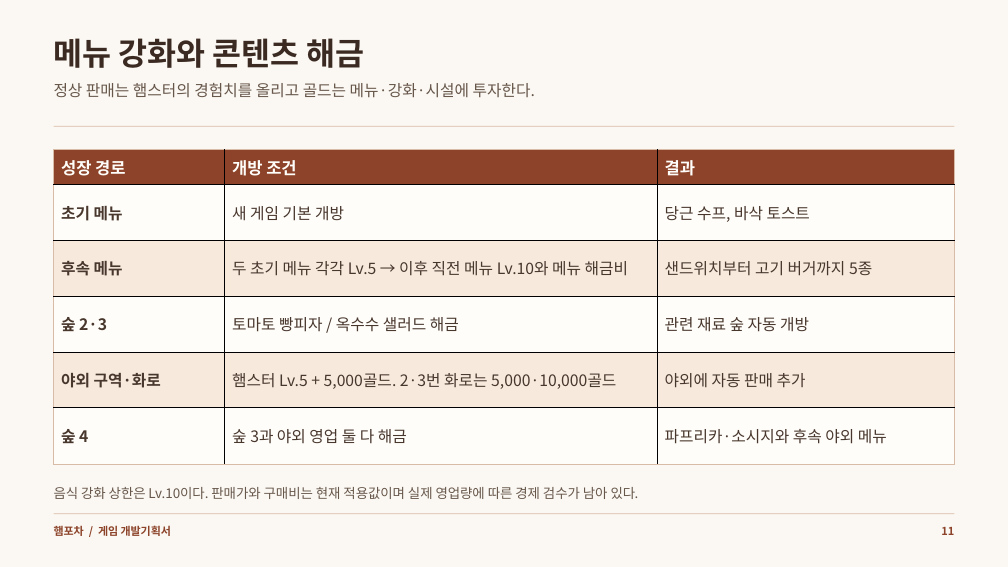
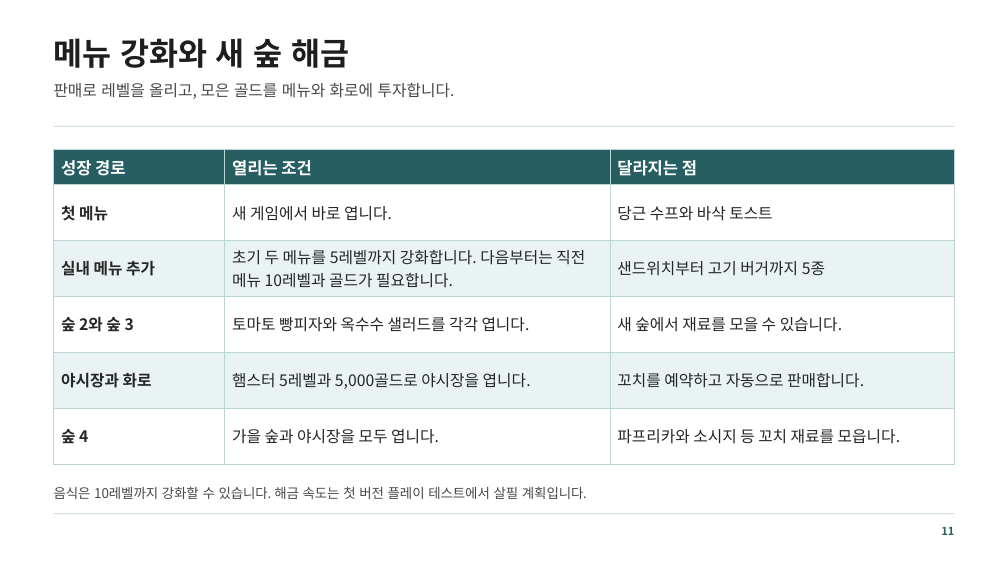
Before and after one commit to mjoon31/mjoon31, a slide deck: slide 11 of docs/assets/resources/ham-pocha/game-design.pptx. Drawn at 1008x567 pixels with LibreOffice and Linux fonts; fonts in the diff are those of the drawing. Boxes give left, top, right and bottom in pixels: in the first picture for what was removed or moved away, otherwise in the second. Text is boxed around its words. In the diff, an @@ line names an element or a change of style, - is before the commit and + after.

```diff
--- a/docs/assets/resources/ham-pocha/game-design.pptx
+++ b/docs/assets/resources/ham-pocha/game-design.pptx
@@ background #FBF8F3 to #FFFFFF @@
@@ text at [54, 38, 349, 68]: text changed; text colour #3B2A22 to #1E1E1E @@
-메뉴 강화와 콘텐츠 해금
+메뉴 강화와 새 숲 해금
@@ text at [54, 83, 455, 99]: text changed; text colour #67574B to #484848 @@
-정상 판매는 햄스터의 경험치를 올리고 골드는 메뉴·강화·시설에 투자한다.
+판매로 레벨을 올리고, 모은 골드를 메뉴와 화로에 투자합니다.
@@ rectangle at [54, 126, 955, 127]: fill #D8BCA7 to #BCD4D5 @@
@@ table at [54, 150, 954, 464] @@
-row 1, column 2: 개방 조건
+row 1, column 2: 열리는 조건
-row 1, column 3: 결과
+row 1, column 3: 달라지는 점
-row 2: 초기 메뉴 | 새 게임 기본 개방 | 당근 수프, 바삭 토스트
+row 2: 첫 메뉴 | 새 게임에서 바로 엽니다. | 당근 수프와 바삭 토스트
-row 3, column 1: 후속 메뉴
+row 3, column 1: 실내 메뉴 추가
-row 3, column 2: 두 초기 메뉴 각각 Lv.5 → 이후 직전 메뉴 Lv.10와 메뉴 해금비
+row 3, column 2: 초기 두 메뉴를 5레벨까지 강화합니다. 다음부터는 직전 메뉴 10레벨과 골드가 필요합니다.
-row 4: 숲 2·3 | 토마토 빵피자 / 옥수수 샐러드 해금 | 관련 재료 숲 자동 개방
+row 4: 숲 2와 숲 3 | 토마토 빵피자와 옥수수 샐러드를 각각 엽니다. | 새 숲에서 재료를 모을 수 있습니다.
-row 5: 야외 구역·화로 | 햄스터 Lv.5 + 5,000골드. 2·3번 화로는 5,000·10,000골드 | 야외에 자동 판매 추가
+row 5: 야시장과 화로 | 햄스터 5레벨과 5,000골드로 야시장을 엽니다. | 꼬치를 예약하고 자동으로 판매합니다.
-row 6, column 2: 숲 3과 야외 영업 둘 다 해금
+row 6, column 2: 가을 숲과 야시장을 모두 엽니다.
-row 6, column 3: 파프리카·소시지와 후속 야외 메뉴
+row 6, column 3: 파프리카와 소시지 등 꼬치 재료를 모읍니다.
@@ fill #8C4329 to #265E62 in row 1 @@
@@ fill #FFFDF9 to #FFFFFF in 9 cells @@
@@ fill #F7EADD to #E9F3F3 in 6 cells @@
@@ text colour #FFFDF9 to #FFFFFF in "성장 경로" @@
@@ text colour #48372D to #262626 in "샌드위치부터 고기 버거까지 5종", "숲 4" @@
@@ borders changed @@
@@ text at [54, 486, 587, 499]: text changed; text colour #67574B to #484848 @@
-음식 강화 상한은 Lv.10이다. 판매가와 구매비는 현재 적용값이며 실제 영업량에 따른 경제 검수가 남아 있다.
+음식은 10레벨까지 강화할 수 있습니다. 해금 속도는 첫 버전 플레이 테스트에서 살필 계획입니다.
@@ rectangle at [54, 513, 955, 514]: fill #D8BCA7 to #BCD4D5 @@
@@ text removed at [54, 525, 171, 536] @@
-햄포차 / 게임 개발기획서
@@ text "11" at [941, 527, 954, 535]: text colour #8C4329 to #265E62 @@
```
Also in this commit, not shown: 14 other slides changed, 9 other files.
